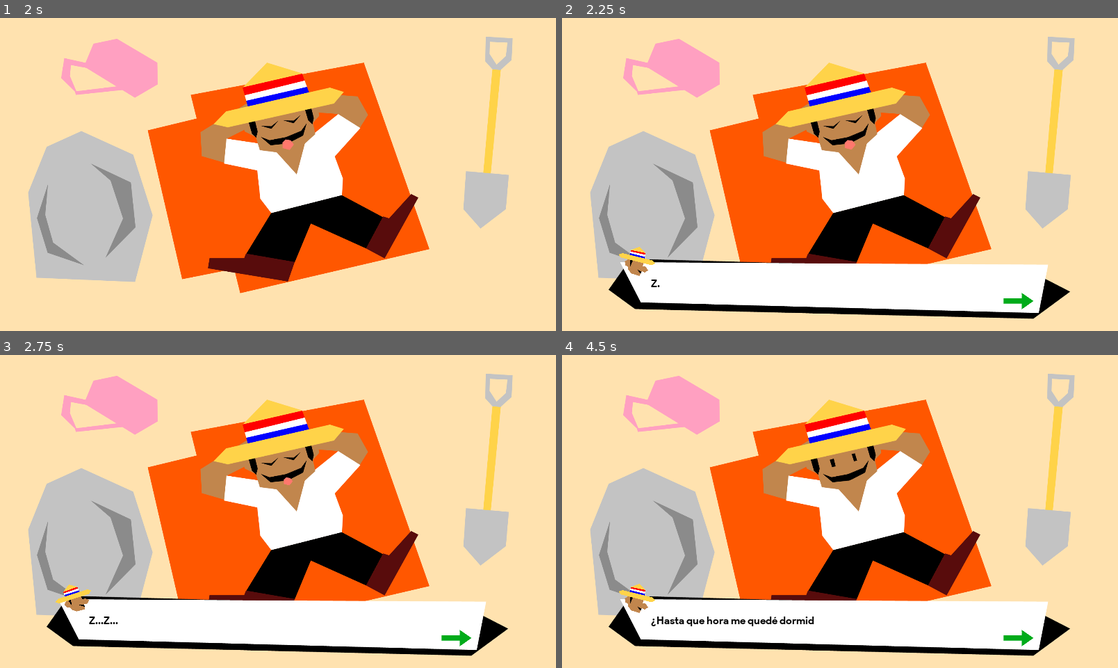
Above: before the commit, frames 1-4 (two rows, left to right).
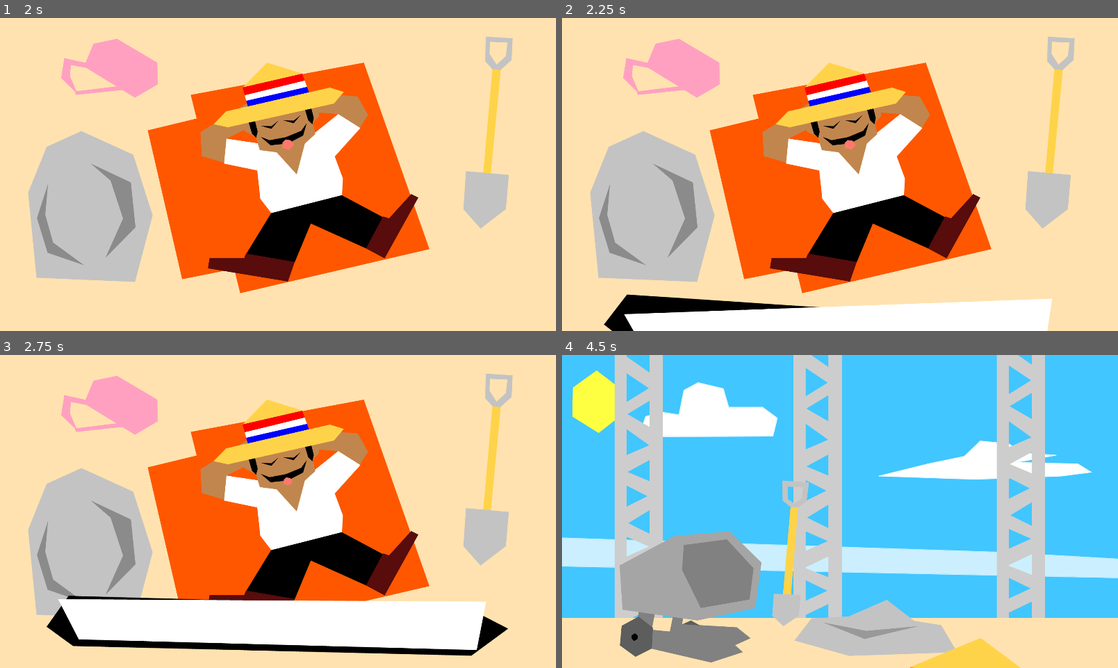
Above: after the commit, the same moments.

Repository: luispereira230797/donmariano
Game: Godot game, scene res://Scenes/Intro1.tscn
Same seed, same stepped clock (60 frames per second), same inputs: the game is played once before the commit and once after it. Sound files missing from this copy of the repository are replaced by a short silence.
Inputs (mouse positions are in pixels of both pictures, inside the frame that each line leads up to):
- Up to frame 1 (2 s): tap Enter (ui_accept) at 0.5, 1.35, 1.52, 1.82 s; hold Enter (ui_accept) 0.53-1.28 s; hold Right (ui_right) from 0.53 s (still down)
- Up to frame 2 (2.25 s): release Right (ui_right) at 2.03 s; hold Left (ui_left) from 2.03 s (still down); hold Enter (ui_accept) from 2.03 s (still down)
- Up to frame 3 (2.75 s): keep holding Left (ui_left); keep holding Enter (ui_accept)
- Up to frame 4 (4.5 s): release Left (ui_left) at 2.75 s; release Enter (ui_accept) at 2.75 s; click (1017, 636) at 2.77 s; click (1017, 636) at 3.5 s; hold Right (ui_right) from 4.28 s (still down); tap Enter (ui_accept) at 4.35 s

Frame 1 is identical in both runs. In frame 2, 16% of the frame differs, in the area x 7-92%, y 73-100%; in frame 3, 0.5%; in frame 4, 91%, in the area x 0-100%, y 0-100%.

Commit message:
Fix jumping sound

Diff:
--- a/Scenes/Dialog.tscn
+++ b/Scenes/Dialog.tscn
@@ -9,6 +9,7 @@
 
 [sub_resource type="Animation" id=1]
 resource_name = "Intro"
+length = 0.75
 tracks/0/type = "value"
 tracks/0/path = NodePath("Sprite2:position")
 tracks/0/interp = 1
--- a/Scenes/Intro1.tscn
+++ b/Scenes/Intro1.tscn
@@ -273,5 +273,6 @@
 volume_db = -10.0
 autoplay = true
 
+[connection signal="finishIntro" from="DialogBox" to="." method="_on_DialogBox_finishIntro"]
 [connection signal="next" from="DialogBox" to="." method="_on_Dialog_next"]
 [connection signal="animation_finished" from="AnimationPlayer" to="." method="_on_AnimationPlayer_animation_finished"]
--- a/Scenes/Intro2.tscn
+++ b/Scenes/Intro2.tscn
@@ -235,5 +235,6 @@
 stream = ExtResource( 7 )
 volume_db = -10.0
 
+[connection signal="finishIntro" from="DialogBox" to="." method="_on_DialogBox_finishIntro"]
 [connection signal="next" from="DialogBox" to="." method="_on_DialogBox_next"]
 [connection signal="animation_finished" from="AnimationPlayer" to="." method="_on_AnimationPlayer_animation_finished"]
--- a/Scenes/Player.tscn
+++ b/Scenes/Player.tscn
@@ -135,7 +135,7 @@
 [node name="RayCast2DBottom2" type="RayCast2D" parent="."]
 position = Vector2( -24, 51 )
 enabled = true
-cast_to = Vector2( 0, 20 )
+cast_to = Vector2( 0, 22 )
 collision_mask = 4
 
 [node name="JumpSoundPlayer" type="AudioStreamPlayer" parent="."]
--- a/Scripts/Dialog.gd
+++ b/Scripts/Dialog.gd
@@ -1,5 +1,6 @@
 extends CanvasLayer
 signal next()
+signal finishIntro()
 var isLocked = true
 # Declare member variables here. Examples:
 # var a = 2
@@ -8,7 +9,7 @@
 # Called when the node enters the scene tree for the first time.
 func _ready():
 	$AnimationPlayer.play("Intro")
-	$ContinueButton.visible = true
+	$ContinueButton.visible = false
 	setTextAndIcon(Global.cutsceneFirstText, Global.cutsceneFirstIcon)
 
 # Called every frame. 'delta' is the elapsed time since the previous frame.
@@ -22,7 +23,9 @@
 func _on_AnimationPlayer_animation_finished(anim_name):
 	if anim_name == "Intro":
 		isLocked = false
+		$ContinueButton.visible = true
 		setTextAndIcon(Global.text, "")
+		emit_signal("finishIntro")
 
 func _on_ContinueButton_pressed():
 	emit_signal('next')
@@ -38,3 +41,6 @@
 		$TalkerAnimation.play("Loop")
 	else:
 		$TalkerIcon.texture = null
+
+func playIntro():
+	$AnimationPlayer.play("Intro")
--- a/Scripts/Intro1.gd
+++ b/Scripts/Intro1.gd
@@ -21,7 +21,7 @@
 	if anim_name == "Intro":
 		$AnimationPlayer.play("LoopSleep")
 		$DialogBox.visible = true
-		_on_Dialog_next()
+		$DialogBox.playIntro()
 
 
 func _on_Dialog_next():
@@ -40,3 +40,7 @@
 	var expressions = dialog[pos].character.split(",")
 	for expresion in expressions:
 		get_node(expresion).visible = true
+
+
+func _on_DialogBox_finishIntro():
+	_on_Dialog_next()
--- a/Scripts/Intro2.gd
+++ b/Scripts/Intro2.gd
@@ -30,7 +30,7 @@
 func _on_AnimationPlayer_animation_finished(anim_name):
 	if anim_name == "Intro":
 		$DialogBox.visible = true
-		_on_DialogBox_next()
+		$DialogBox.playIntro()
 	elif anim_name == "End":
 		get_tree().change_scene("res://Scenes/Level1.tscn")
 
@@ -42,3 +42,7 @@
 	else:
 		$DialogBox.visible = false
 		$AnimationPlayer.play("End")
+
+
+func _on_DialogBox_finishIntro():
+	_on_DialogBox_next()
--- a/Scripts/Player.gd
+++ b/Scripts/Player.gd
@@ -64,6 +64,7 @@
 				$JumpSoundPlayer.play()
 				jumping = true
 			if $RayCast2DBottom.is_colliding() || $RayCast2DBottom2.is_colliding():
+				jumping = false
 				motion.y = jumpHeight
 			elif timeInAir < 0.25:
 				motion.y = jumpHeight
